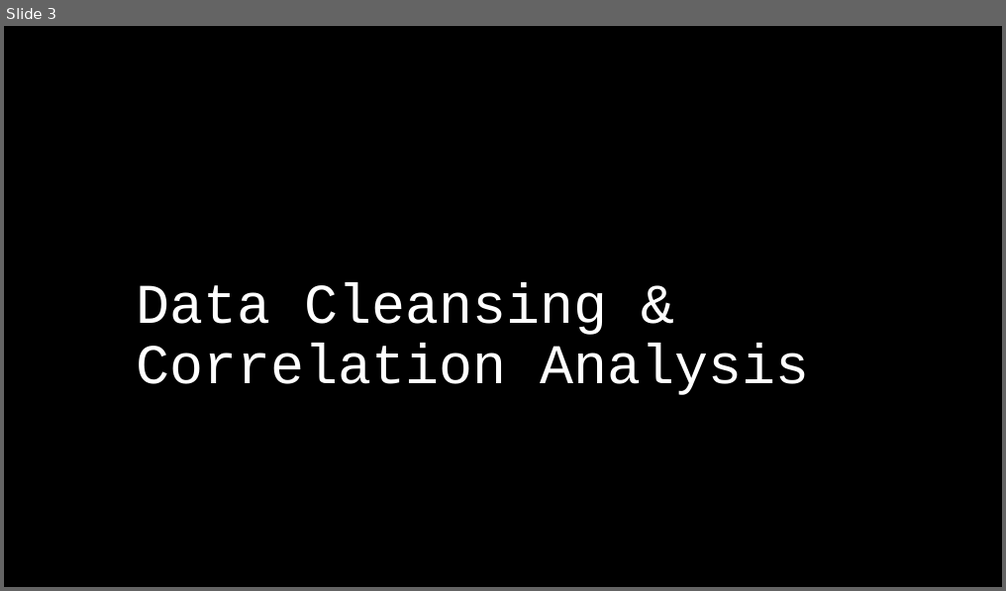
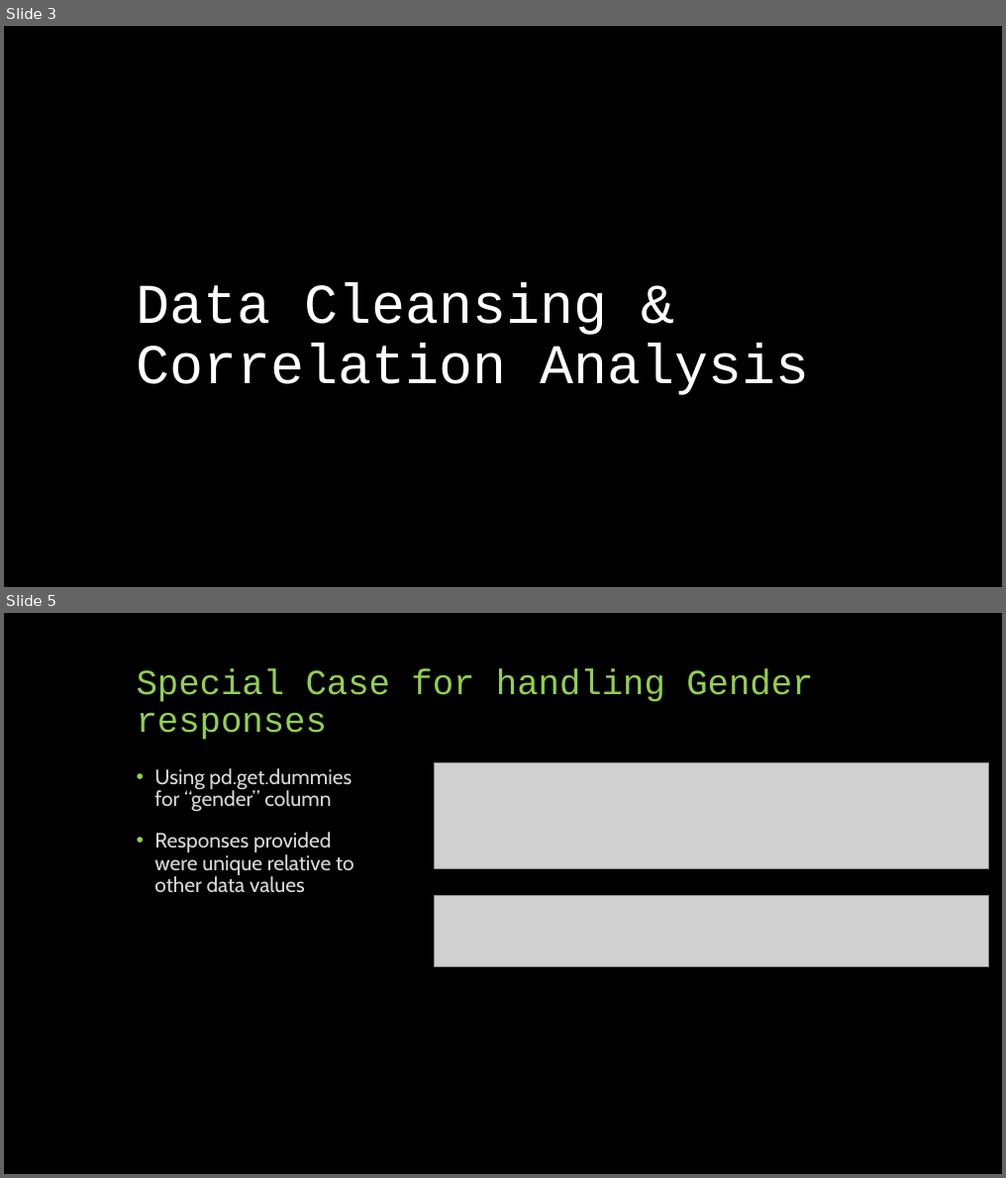
Before and after one commit to JimCarson1/Project_1, a slide deck: Project 1 UNC AI Bootcamp.pptx. Shown one above the other, each under a label of ours: slide 3 before the commit, slides 3 and 5 after it; the slides between them are not shown. The pictures are 1006x591 and 1006x1178 pixels, drawn with LibreOffice and Linux fonts; fonts in the diff are those of the drawing; grey boxes stand for pictures. Boxes give left, top, right and bottom in pixels: in the first picture for what was removed or moved away, otherwise in the second. Text is boxed around its words. In the diff, an @@ line names an element or a change of style, - is before the commit and + after.

```diff
--- a/Project 1 UNC AI Bootcamp.pptx
+++ b/Project 1 UNC AI Bootcamp.pptx
@@ slide 5 added at (x1=4, y1=613, x2=1002, y2=1174), background #000000 @@
@@ title added at (x1=137, y1=669, x2=813, y2=740), 34 pt, text #92D050 @@
+Special Case for handling Gender responses
@@ text added at (x1=154, y1=768, x2=354, y2=893), 20 pt, text #D9D9D9 @@
+• Using pd.get.dummies for “gender” column
+• Responses provided were unique relative to other data values
@@ picture added at (x1=435, y1=762, x2=988, y2=869) @@
@@ picture added at (x1=435, y1=896, x2=988, y2=967) @@
```
Also in this commit, not shown: 8 slides changed, 1 slide removed.
